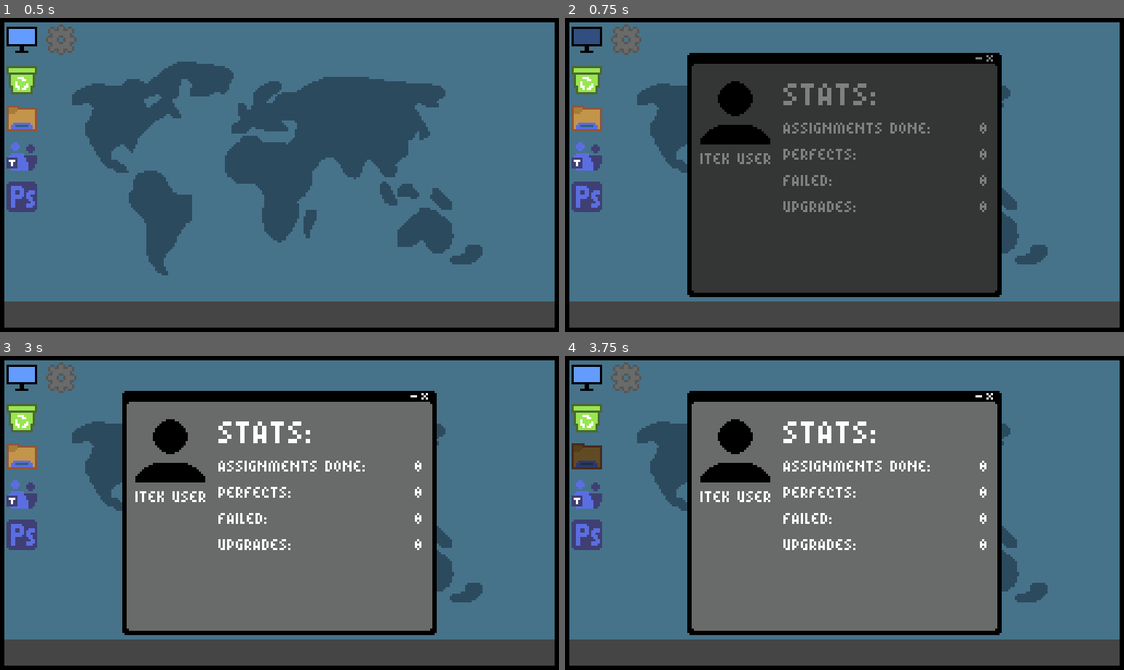
Above: before the commit, frames 1-4 (two rows, left to right).
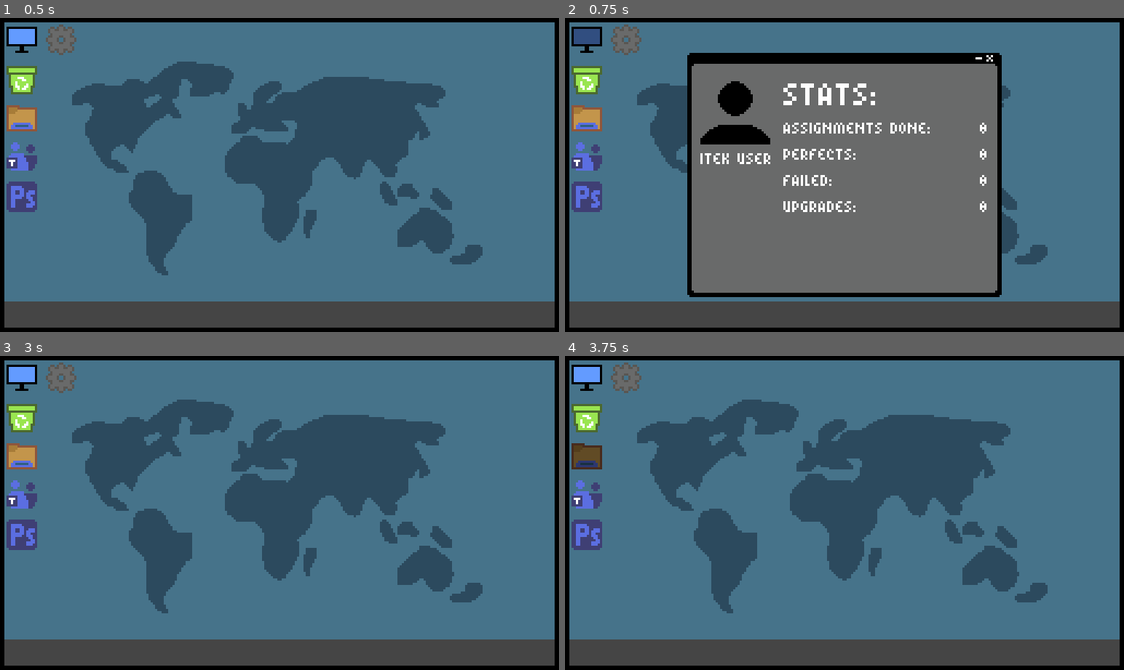
Above: after the commit, the same moments.

Repository: wonderdip/iTec-GameJam
Game: Godot game, scene res://Scenes/desktop.tscn
Same seed, same stepped clock (60 frames per second), same inputs: the game is played once before the commit and once after it.
Inputs (mouse positions are in pixels of both pictures, inside the frame that each line leads up to):
- Up to frame 1 (0.5 s): no input
- Up to frame 2 (0.75 s): click (587, 39) at 0.5 s
- Up to frame 3 (3 s): click (413, 396) at 1.27 s; click (22, 415) at 2 s; click (424, 396) at 2.77 s
- Up to frame 4 (3.75 s): click (587, 456) at 3.5 s

Frame 1 is identical in both runs. In frame 2, 39% of the frame differs, in the area x 22-78%, y 11-88%; in frame 3, 44%, in the area x 21-79%, y 11-89%; in frame 4, 44%.

Commit message:
added closing windows

Diff:
--- a/Scenes/this_pc.tscn
+++ b/Scenes/this_pc.tscn
@@ -1,10 +1,11 @@
-[gd_scene load_steps=8 format=3 uid="uid://bs4jgbm1wcfoq"]
+[gd_scene load_steps=9 format=3 uid="uid://bs4jgbm1wcfoq"]
 
 [ext_resource type="FontFile" uid="uid://cyj0qvfs1qf4k" path="res://6px-Normal.ttf" id="1_0u8ip"]
 [ext_resource type="Texture2D" uid="uid://cex7khu0tjjov" path="res://Assets/window.png" id="1_caufo"]
 [ext_resource type="Texture2D" uid="uid://cj5wuw7ujkhpx" path="res://Assets/user.png" id="2_8gyig"]
 [ext_resource type="Texture2D" uid="uid://dp5425hj1fhu6" path="res://Assets/minimize.png" id="2_32048"]
 [ext_resource type="Texture2D" uid="uid://chtcg4dary02u" path="res://Assets/exit.png" id="2_d5id1"]
+[ext_resource type="Script" uid="uid://b1bbwlq5jo0r4" path="res://Scripts/exit_button.gd" id="6_i2ox6"]
 
 [sub_resource type="StyleBoxTexture" id="StyleBoxTexture_d5id1"]
 texture = ExtResource("1_caufo")
@@ -55,15 +56,17 @@
 offset_bottom = 5.0
 theme_override_constants/separation = 1
 
-[node name="TextureButton2" type="TextureButton" parent="Panel/HBoxContainer"]
+[node name="MinimizeButton" type="TextureButton" parent="Panel/HBoxContainer"]
 layout_mode = 2
 texture_normal = ExtResource("2_32048")
 
-[node name="TextureButton" type="TextureButton" parent="Panel/HBoxContainer"]
+[node name="ExitButton" type="TextureButton" parent="Panel/HBoxContainer" node_paths=PackedStringArray("window")]
 layout_mode = 2
 texture_normal = ExtResource("2_d5id1")
+script = ExtResource("6_i2ox6")
+window = NodePath("../../..")
 
-[node name="Label" type="Label" parent="Panel"]
+[node name="ItekUser" type="Label" parent="Panel"]
 layout_mode = 0
 offset_left = 6.0
 offset_top = 44.0
--- a/Scripts/app_button.gd
+++ b/Scripts/app_button.gd
@@ -3,6 +3,7 @@
 
 @export var app_name: String = ""
 @export var app_scene: PackedScene
+@onready var desktop: Control = $"../../.."
 
 var app_node: Control
 var scene_added: bool = false
@@ -22,9 +23,9 @@
 func _on_button_pressed():
 	if app_scene and not scene_added:
 		var app = app_scene.instantiate()
-		add_child(app, true)
+		desktop.add_child(app, true)
 		app_node = app
-		app_node.global_position = (get_viewport_rect().size / 2 + app_node.size / 2)
+		app_node.global_position = (get_viewport_rect().size / 2)
 		scene_added = true
 		z_index = 100
 
--- /dev/null
+++ b/Scripts/exit_button.gd
@@ -0,0 +1,18 @@
+extends TextureButton
+
+@export var window: Control
+
+func _ready() -> void:
+	pressed.connect(_on_button_pressed)
+
+# Called every frame. 'delta' is the elapsed time since the previous frame.
+func _process(delta: float) -> void:
+	if is_hovered():
+		texture_hover = texture_normal
+		modulate = Color(0.5, 0.5, 0.5)
+
+	else:
+		modulate = Color.WHITE
+
+func _on_button_pressed():
+	window.hide()
Not shown, added: Scripts/exit_button.gd.uid
